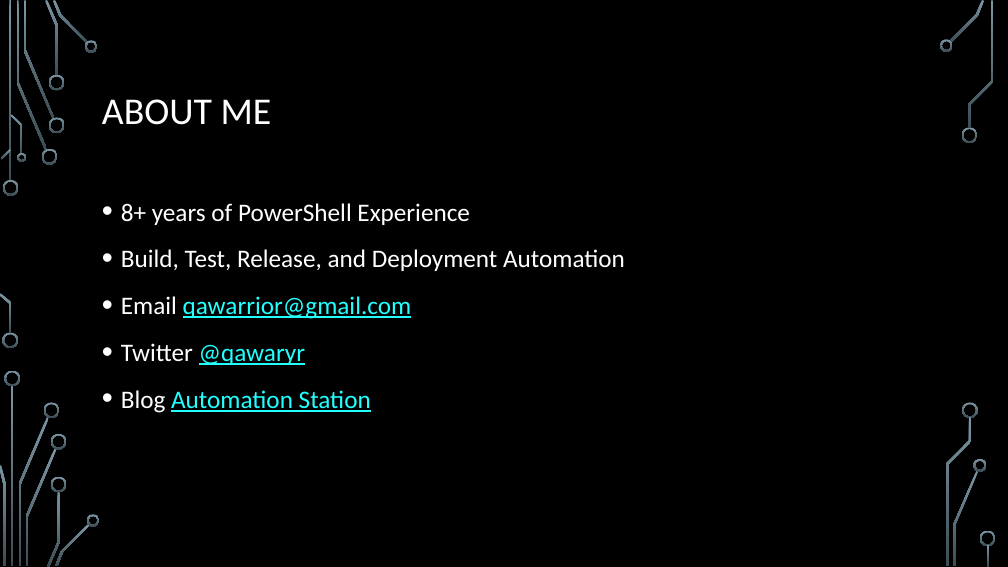
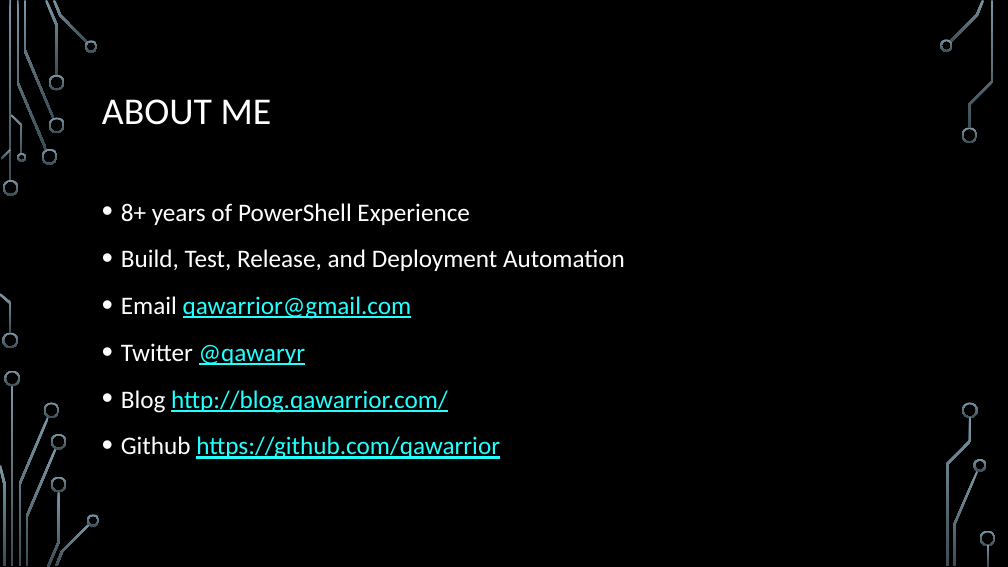
Before and after one commit to organicit/Parallel-and-Async-Scripting-with-PowerShell-, a slide deck: slide 2 of src/Parallel and Async Scripting.pptx. Drawn at 1008x567 pixels with LibreOffice and Linux fonts; fonts in the diff are those of the drawing; background and template pictures are left out. Boxes give left, top, right and bottom in pixels: in the first picture for what was removed or moved away, otherwise in the second. Text is boxed around its words. In the diff, an @@ line names an element or a change of style, - is before the commit and + after.

```diff
--- a/src/Parallel and Async Scripting.pptx
+++ b/src/Parallel and Async Scripting.pptx
@@ text at (121, 390, 500, 459): text changed @@
-• Blog Automation Station
+• Blog http://blog.qawarrior.com/
+• Github https://github.com/qawarrior
```
Also in this commit, not shown: 2 other slides changed, 5 other files.
